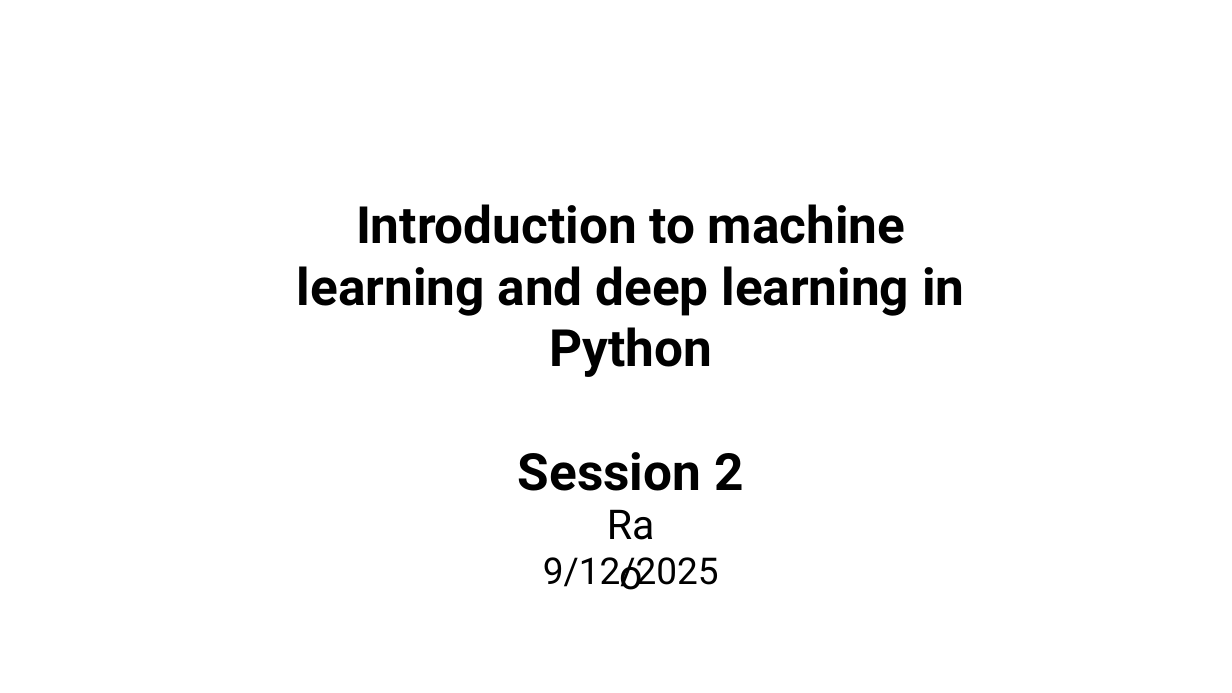
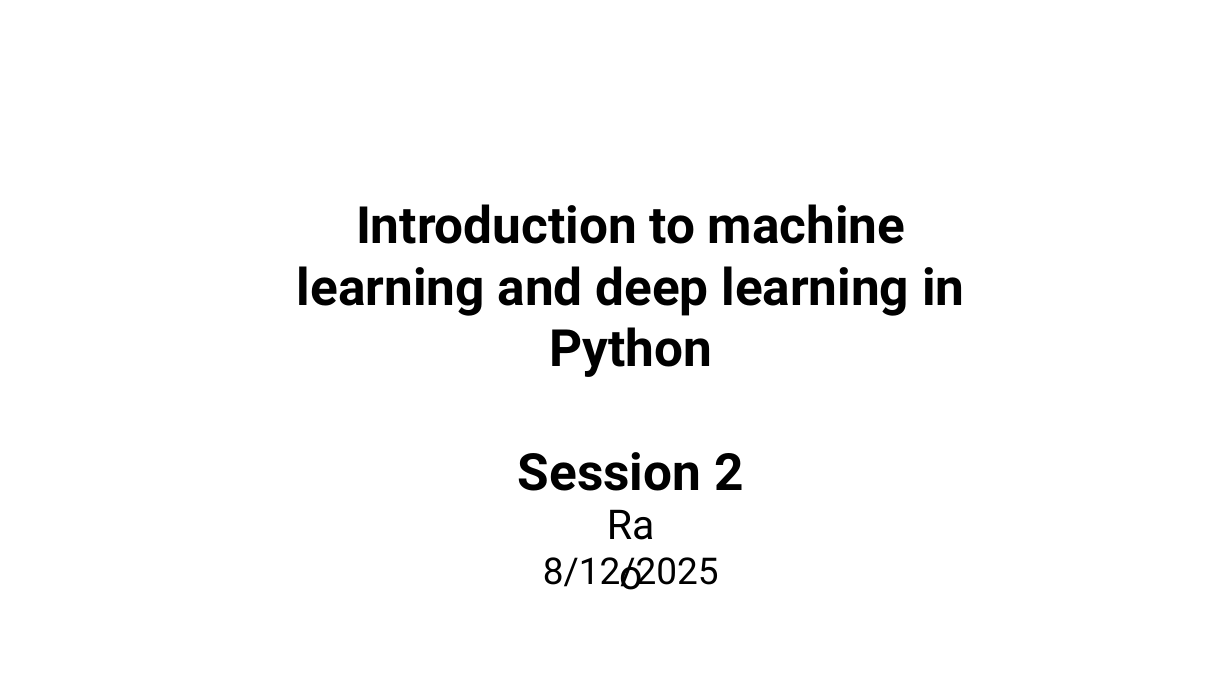
Before and after one commit to Chelysheva/ML_DL_Intro_Python_Dec2025, a slide deck: slide 1 of Session_2_ML_DL_intro_python_Dec2025.pptx. Drawn at 1232x693 pixels with LibreOffice and Linux fonts; fonts in the diff are those of the drawing. Boxes give left, top, right and bottom in pixels: in the first picture for what was removed or moved away, otherwise in the second. Text is boxed around its words. In the diff, an @@ line names an element or a change of style, - is before the commit and + after.

```diff
--- a/Session_2_ML_DL_intro_python_Dec2025.pptx
+++ b/Session_2_ML_DL_intro_python_Dec2025.pptx
@@ title at box(543, 557, 719, 590): text changed @@
-9/12/2025
+8/12/2025
```
